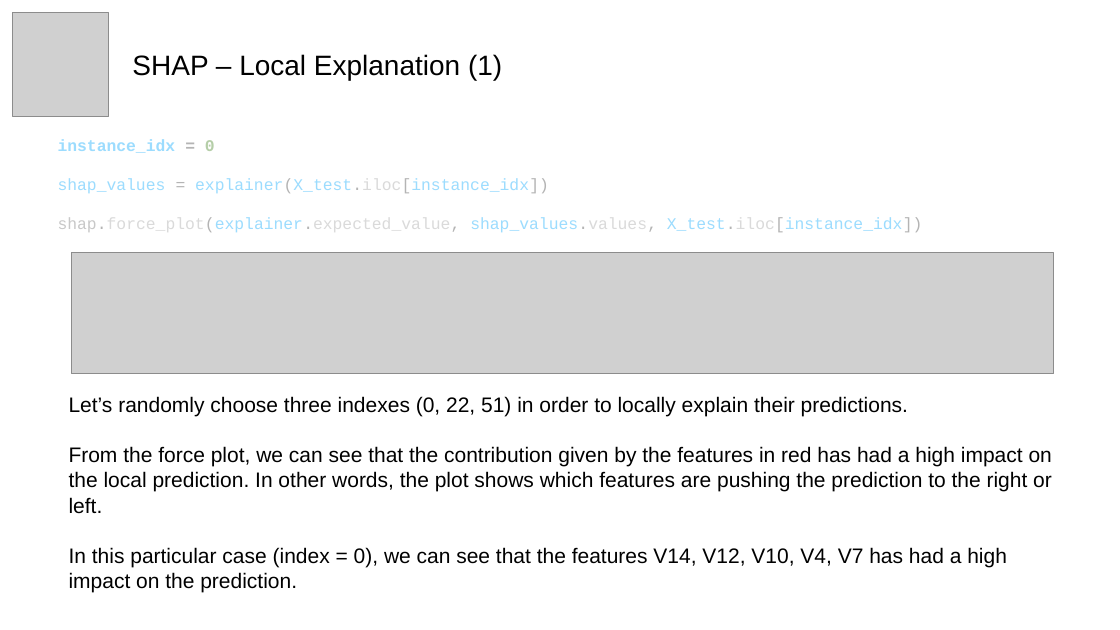
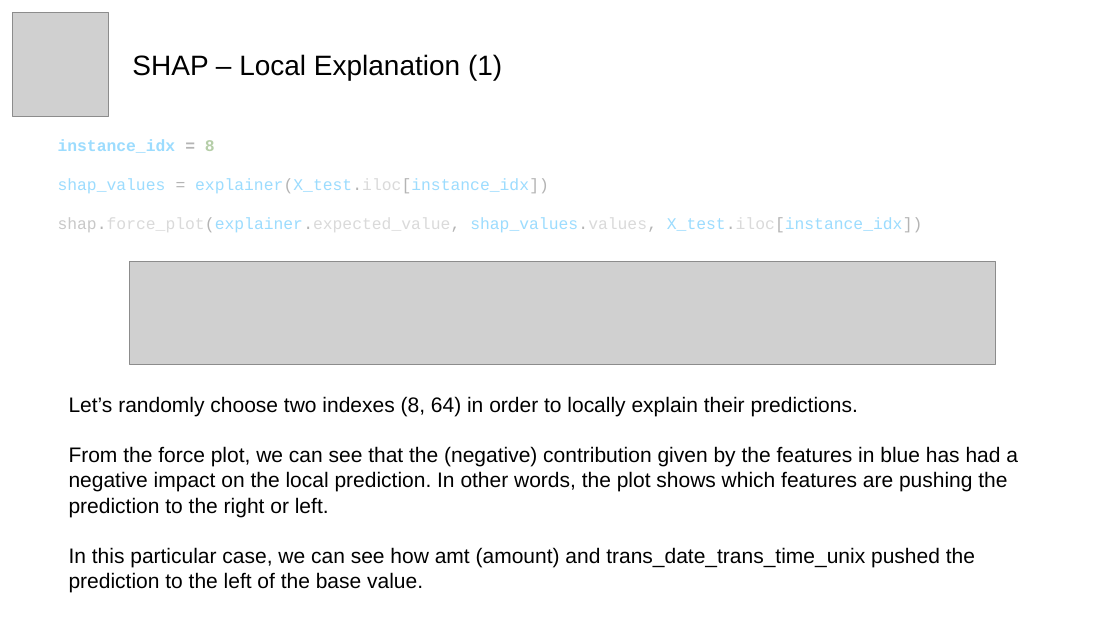
Before and after one commit to dlleonardo/credit-card-fraud-detection-xai, a slide deck: slide 12 of credit_card_fraud_detection.pptx. Drawn at 1120x630 pixels with LibreOffice and Linux fonts; fonts in the diff are those of the drawing; grey boxes stand for pictures. Boxes give left, top, right and bottom in pixels: in the first picture for what was removed or moved away, otherwise in the second. Text is boxed around its words. In the diff, an @@ line names an element or a change of style, - is before the commit and + after.

```diff
--- a/credit_card_fraud_detection.pptx
+++ b/credit_card_fraud_detection.pptx
@@ picture: place and size @@
-picture at [71,253,1054,374]
+picture at [129,261,996,364]
@@ text at [69,396,1018,593]: text changed @@
-Let’s randomly choose three indexes (0, 22, 51) in order to locally explain their predictions.
-From the force plot, we can see that the contribution given by the features in red has had a high impact on the local prediction. In other words, the plot shows which features are pushing the prediction to the right or left.
-In this particular case (index = 0), we can see that the features V14, V12, V10, V4, V7 has had a high impact on the prediction.
+Let’s randomly choose two indexes (8, 64) in order to locally explain their predictions.
+From the force plot, we can see that the (negative) contribution given by the features in blue has had a negative impact on the local prediction. In other words, the plot shows which features are pushing the prediction to the right or left.
+In this particular case, we can see how amt (amount) and trans_date_trans_time_unix pushed the prediction to the left of the base value.
```
Also in this commit, not shown: 11 other slides changed, 4 slides added, 6 slides removed.
